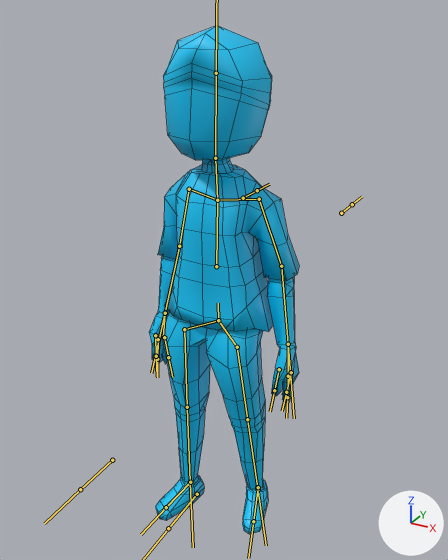
The FBX model Assets/Visual/Animations/Character_Animations.fbx: old version first, new version second.
One viewpoint serves both versions: a camera (50 mm lens) standing at (4.07, -7.13, 7.95) and looking at (-0.02, 0.29, 4.23). Lighting does not change. The marker at lower right points along +X, +Y and +Z. Both versions are drawn at frame 13 of the action 'Armature|Idle'; the numbers are the values there. The bones that bend it are drawn over the model as lines. Mesh edges are drawn as thin lines.

Names of what the first picture shows: '1'.
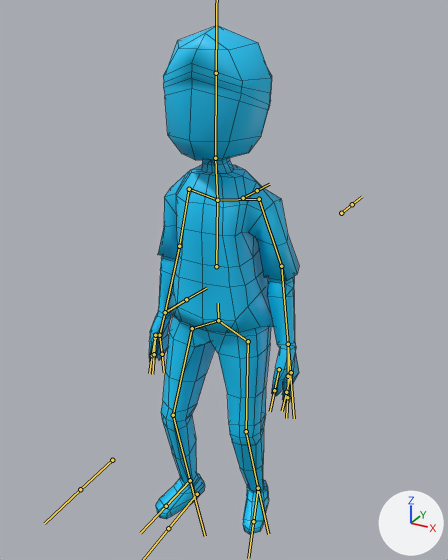
Edits to the bpy script that builds the scene:
```text
Change bone_l_hip:
    where bone_l_hip = bpy.data.objects['Armature'].pose.bones['L_Hip']  # child of 'Bone'
    bone_l_hip.rotation_quaternion: (0.941, -0.001, -0.138, -0.307) -> (1.0, 0.0, 0.0, 0.0)  # degrees (5, -15, -37) -> degrees (0, 0, 0)
Change bone_l_thigh:
    where bone_l_thigh = bpy.data.objects['Armature'].pose.bones['L_Thigh']  # child of 'L_Hip'
    bone_l_thigh.rotation_quaternion: (0.907, -0.016, -0.192, 0.374) -> (0.996, 0.015, -0.009, -0.086)  # degrees (-11, -20, 47) -> degrees (2, -1, -10)
Change bone_l_leg:
    where bone_l_leg = bpy.data.objects['Armature'].pose.bones['L_Leg']  # child of 'L_Thigh'
    bone_l_leg.rotation_quaternion: (0.998, 0.004, 0.0, -0.055) -> (0.98, -0.015, 0.0, 0.196)  # degrees (0, 0, -6) -> degrees (-2, 0, 23)
Change bone_r_hip:
    where bone_r_hip = bpy.data.objects['Armature'].pose.bones['R_Hip']  # child of 'Bone'
    bone_r_hip.rotation_quaternion: (0.971, 0.05, 0.129, 0.193) -> (1.0, 0.0, 0.0, 0.0)  # degrees (9, 13, 24) -> degrees (0, 0, 0)
Change bone_r_thigh:
    where bone_r_thigh = bpy.data.objects['Armature'].pose.bones['R_Thigh']  # child of 'R_Hip'
    bone_r_thigh.rotation_quaternion: (0.95, -0.042, 0.206, -0.233) -> (0.983, 0.024, 0.103, 0.15)  # degrees (-11, 22, -30) -> degrees (5, 11, 18)
Change bone_r_leg:
    where bone_r_leg = bpy.data.objects['Armature'].pose.bones['R_Leg']  # child of 'R_Thigh'
    bone_r_leg.rotation_quaternion: (0.998, 0.004, 0.0, 0.055) -> (0.977, -0.016, 0.0, -0.212)  # degrees (0, 0, 6) -> degrees (-2, 0, -24)
```

Boxes (x1, y1, x2, y2) around the edits, measured in the pictures (448 x 560 px):
'1', posed
    both: (149, 25, 299, 534)
bone 'L_Hip', root to tip
    before: (218, 320) to (237, 347)
    after: (218, 320) to (248, 341)
bone 'L_Thigh', root to tip
    before: (237, 347) to (247, 419)
    after: (248, 341) to (246, 431)
bone 'L_Leg', root to tip
    before: (247, 419) to (257, 487)
    after: (246, 431) to (258, 488)
bone 'R_Hip', root to tip
    before: (218, 320) to (184, 329)
    after: (218, 320) to (192, 328)
bone 'R_Thigh', root to tip
    before: (184, 329) to (187, 407)
    after: (192, 328) to (173, 415)
bone 'R_Leg', root to tip
    before: (187, 407) to (190, 482)
    after: (173, 415) to (190, 480)
